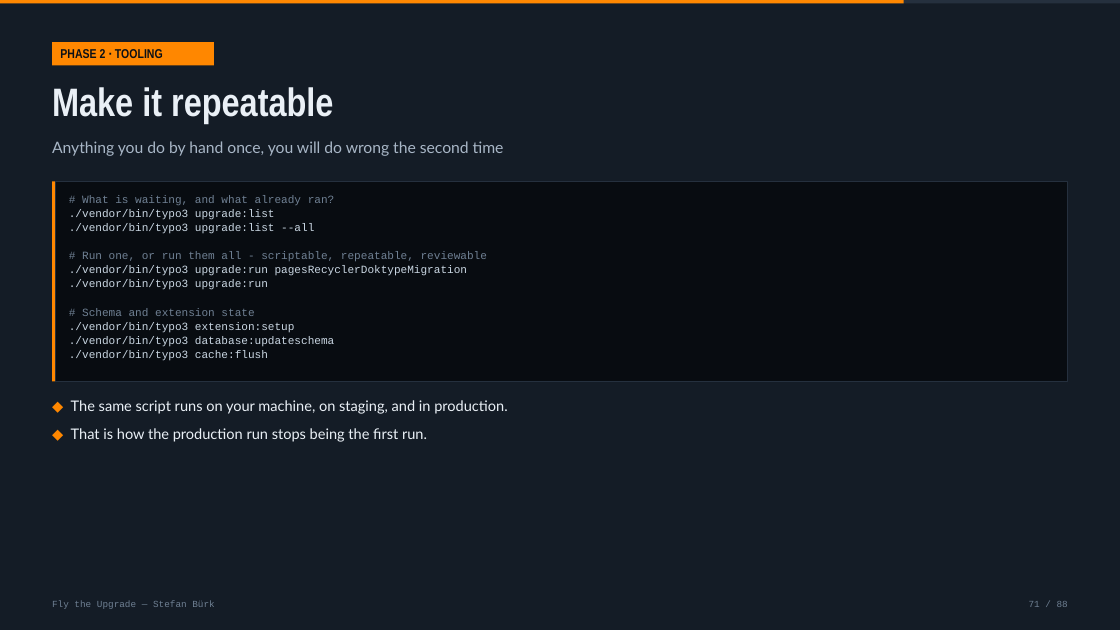
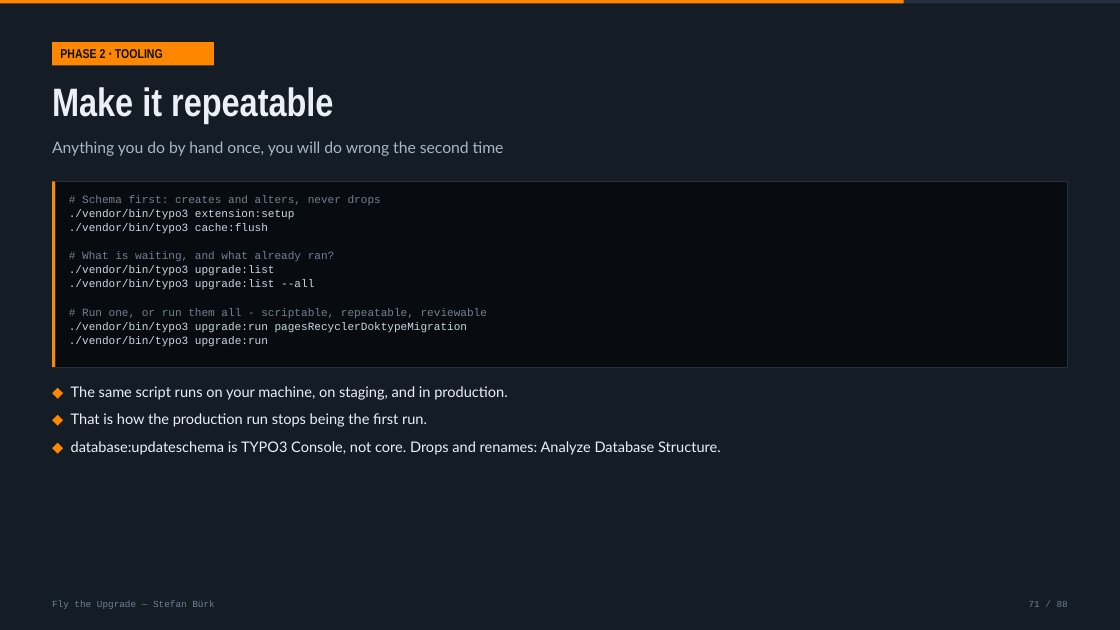
Before and after one commit to sbuerk/playground-typo3-upgrade, a slide deck: slide 71 of docs/fly-the-upgrade-slides.pptx. Drawn at 1120x630 pixels with LibreOffice and Linux fonts; fonts in the diff are those of the drawing. Boxes give left, top, right and bottom in pixels: in the first picture for what was removed or moved away, otherwise in the second. Text is boxed around its words. In the diff, an @@ line names an element or a change of style, - is before the commit and + after.

```diff
--- a/docs/fly-the-upgrade-slides.pptx
+++ b/docs/fly-the-upgrade-slides.pptx
@@ rectangle: place and size @@
-rectangle at [52,181,55,381]
+rectangle at [52,181,55,367]
@@ rectangle: place and size @@
-rectangle at [55,181,1068,381]
+rectangle at [55,181,1068,367]
@@ text at [69,195,381,234]: paragraphs added @@
+# Schema first: creates and alters, never drops
+./vendor/bin/typo3 extension:setup
+./vendor/bin/typo3 cache:flush
@@ text at [69,308,334,361]: paragraphs removed @@
-# Schema and extension state
-./vendor/bin/typo3 extension:setup
-./vendor/bin/typo3 database:updateschema
-./vendor/bin/typo3 cache:flush
@@ text "◆ The same script runs ...": place and size @@
-text "◆ The same script runs ..." at [71,400,507,442]
+text "◆ The same script runs ..." at [71,386,721,455]
@@ text at [71,441,721,455]: paragraph added @@
+◆ database:updateschema is TYPO3 Console, not core. Drops and renames: Analyze Database Structure.
```
Also in this commit, not shown: 4 other files.
